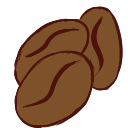
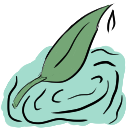
Comparing the layer stacks of the two (128, 128) images. Changes:
added layer "Capa de pintura 20" above "Capa de pintura 21" over [0, 3, 127, 128]
added layer "Capa de pintura 21" above "BOBAS" over [0, 3, 127, 128]
hid group "BITTER" (3 layers) over [0, 3, 127, 128]
